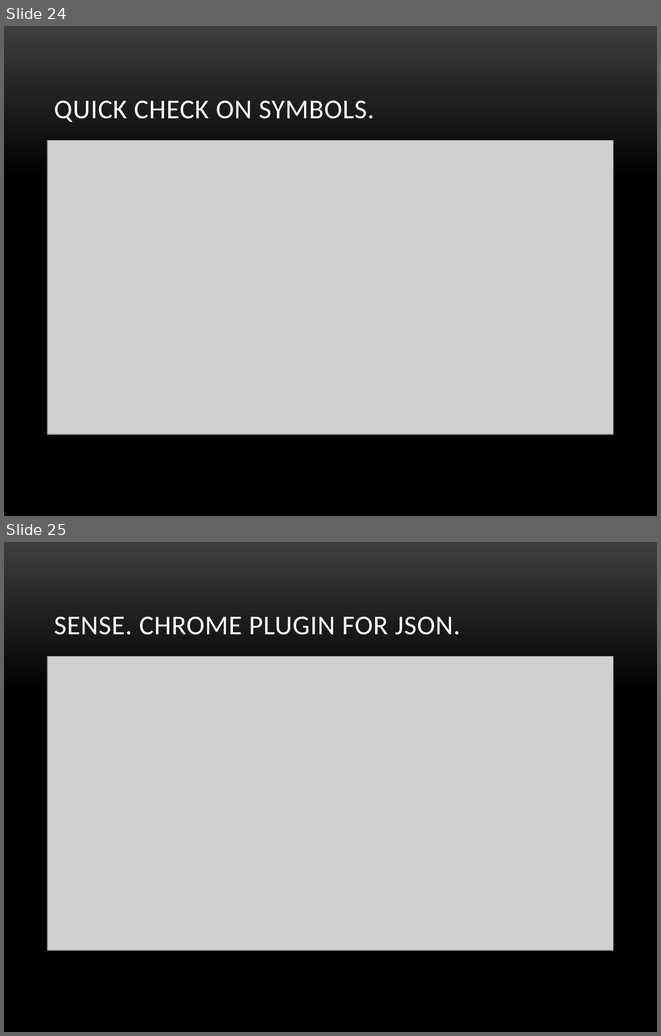
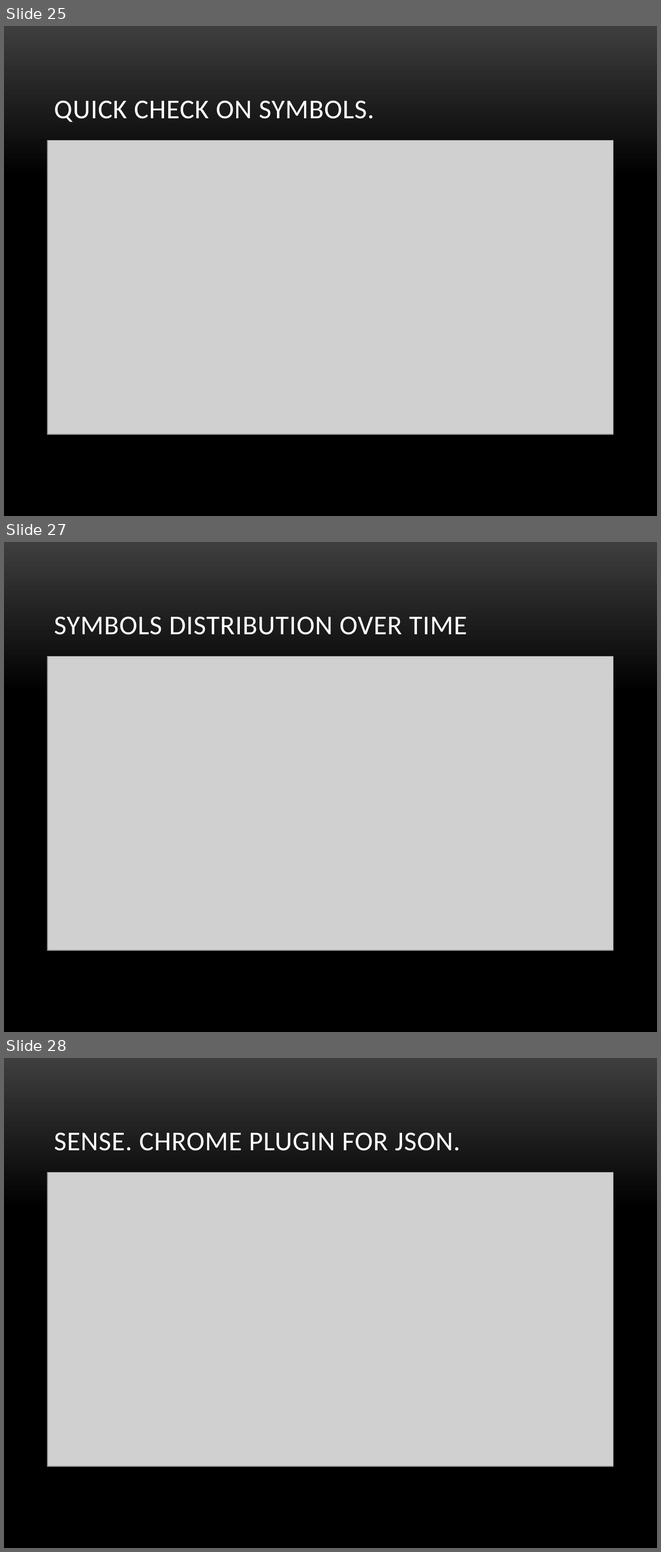
Before and after one commit to veravira/data-logger, a slide deck: es.pptx. Shown one above the other, each under a label of ours: slides 24 and 25 before the commit, slides 25, 27 and 28 after it; the slides between them are not shown. The pictures are 661x1036 and 661x1552 pixels, drawn with LibreOffice and Linux fonts; fonts in the diff are those of the drawing; grey boxes stand for pictures; background and template pictures are left out. Boxes give left, top, right and bottom in pixels: in the first picture for what was removed or moved away, otherwise in the second. Text is boxed around its words. In the diff, an @@ line names an element or a change of style, - is before the commit and + after.

```diff
--- a/es.pptx
+++ b/es.pptx
@@ slide 27 added at [4,542,657,1032], background picture (left out) @@
@@ title added at [54,616,467,635], 30 pt, text #FFFFFF @@
+SYMBOLS DISTRIBUTION OVER TIME
@@ picture added at [48,656,614,950] @@
@@ what was slide 24 is now slide 25 @@
@@ what was slide 25 is now slide 28 @@
```
Also in this commit, not shown: 2 other slides added.
